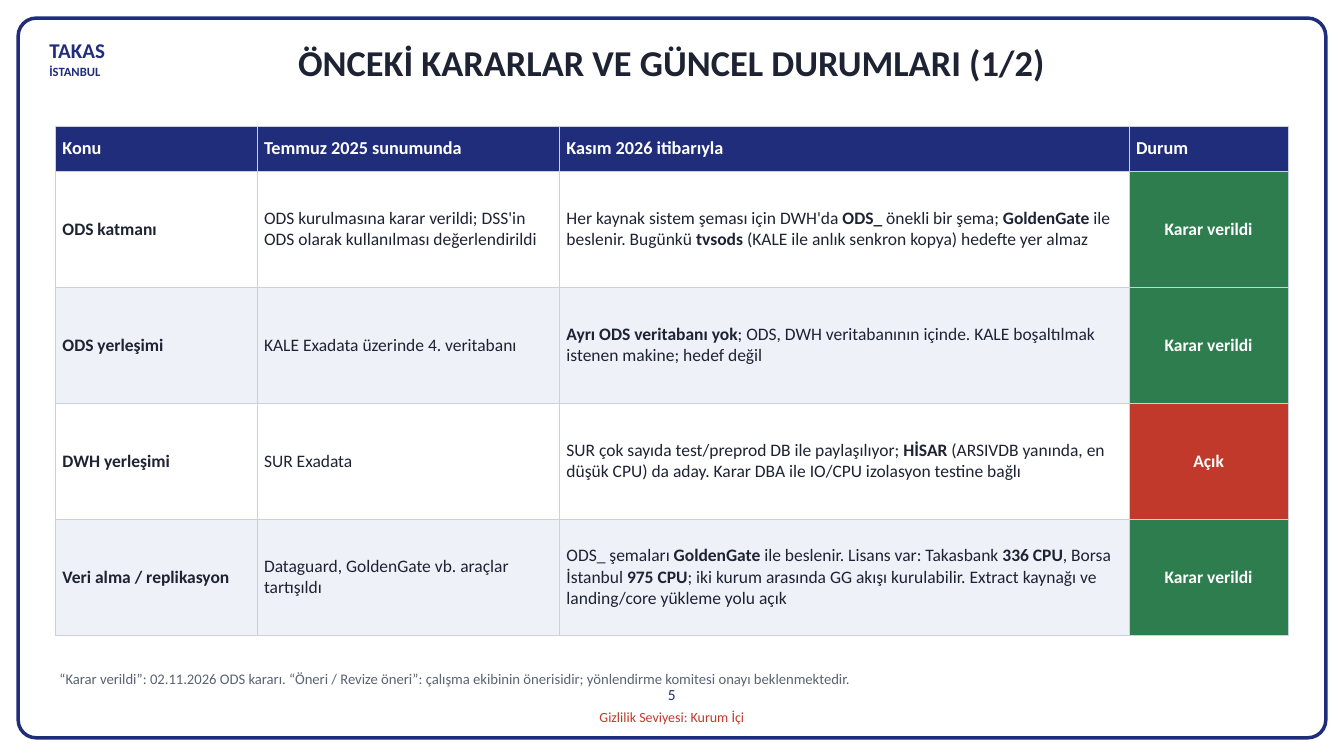
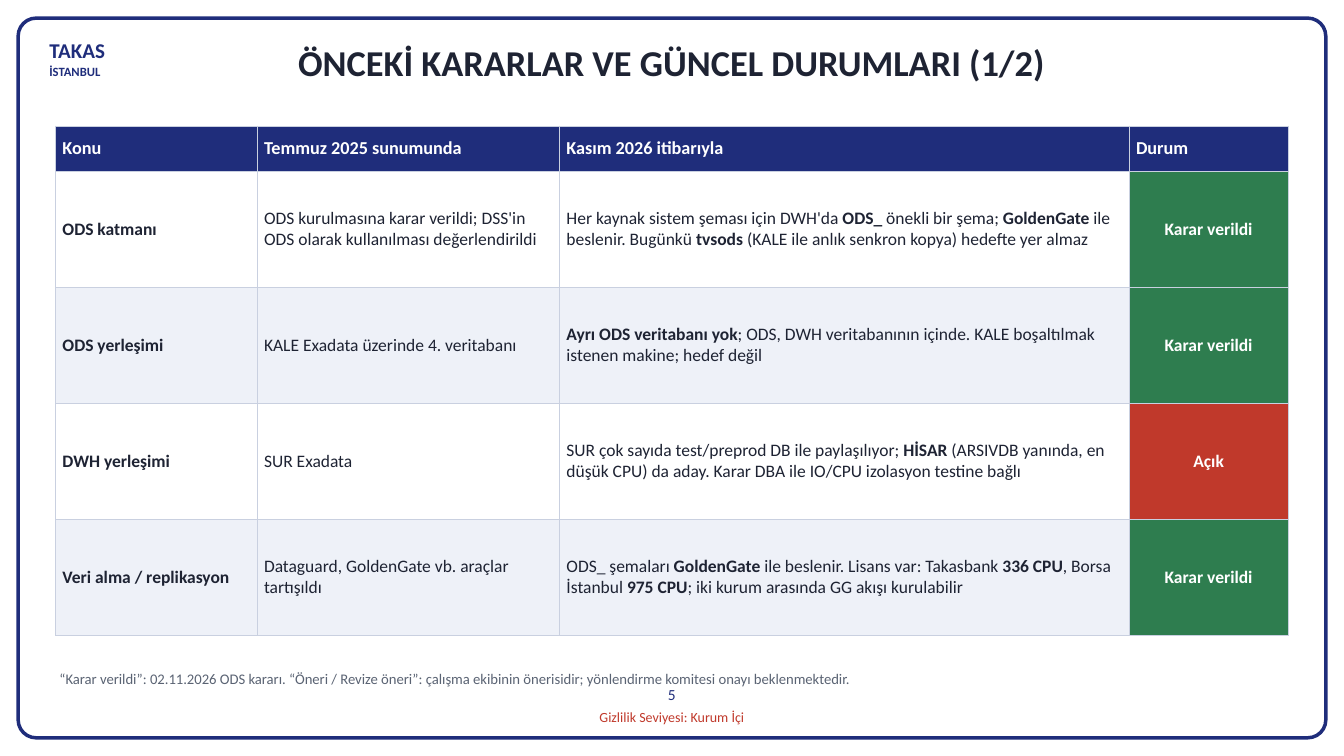
Before and after one commit to hanifidemirel0/Cursor-Projects, a slide deck: slide 5 of outputs/dwh-sunum-kasim-2026/5 - DWHSunum_Kasim2026.pptx. Drawn at 1344x756 pixels with LibreOffice and Linux fonts; fonts in the diff are those of the drawing. Boxes give left, top, right and bottom in pixels: in the first picture for what was removed or moved away, otherwise in the second. Text is boxed around its words. In the diff, an @@ line names an element or a change of style, - is before the commit and + after.

```diff
--- a/outputs/dwh-sunum-kasim-2026/5 - DWHSunum_Kasim2026.pptx
+++ b/outputs/dwh-sunum-kasim-2026/5 - DWHSunum_Kasim2026.pptx
@@ table at box(55, 126, 1289, 635) @@
-row 5, column 3: ODS_ şemaları GoldenGate ile beslenir. Lisans var: Takasbank 336 CPU, Borsa İstanbul 975 CPU; iki kurum arasında GG akışı kurulabilir. Extract kaynağı ve landing/core yükleme yolu açık
+row 5, column 3: ODS_ şemaları GoldenGate ile beslenir. Lisans var: Takasbank 336 CPU, Borsa İstanbul 975 CPU; iki kurum arasında GG akışı kurulabilir
```
Also in this commit, not shown: 2 other files.
